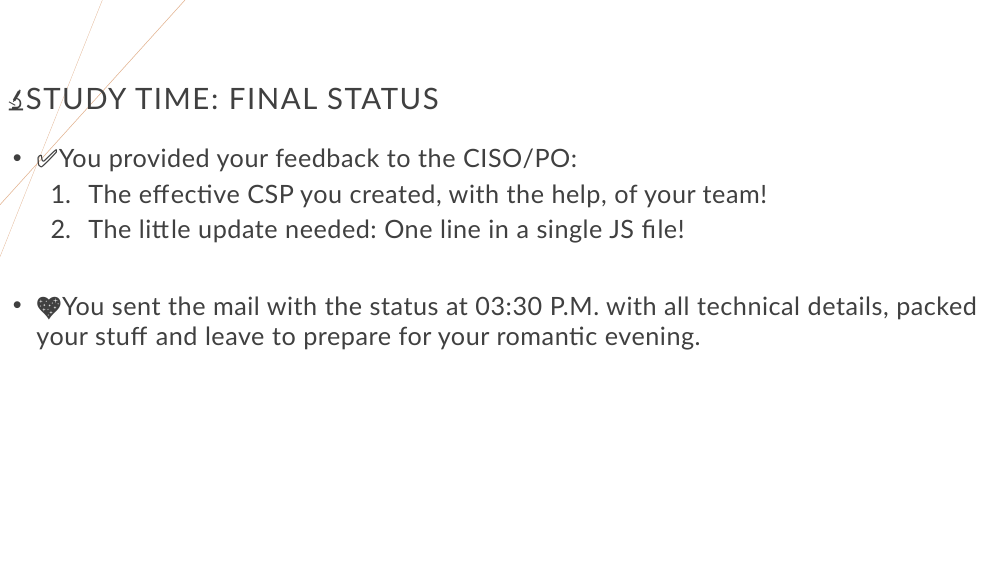
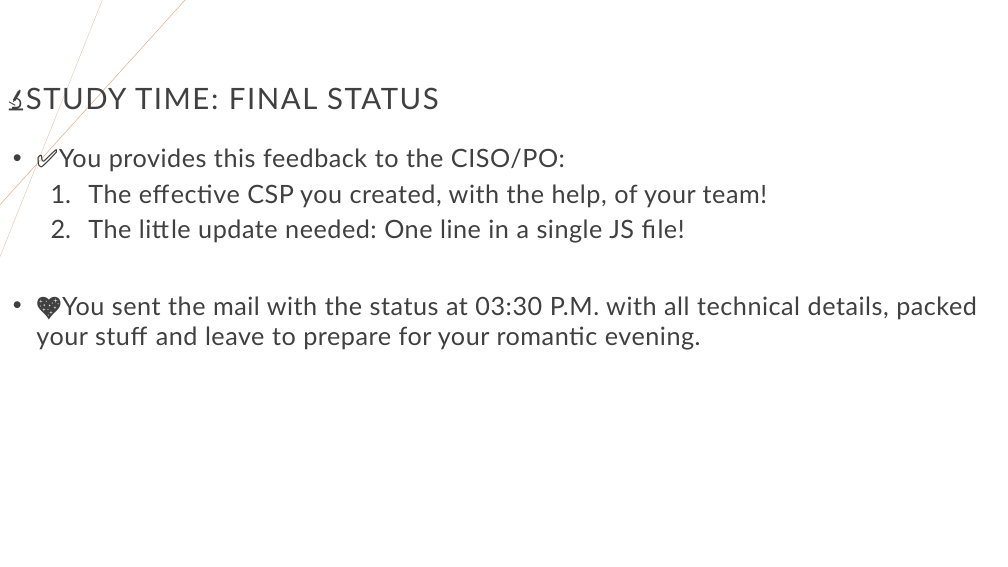
Before and after one commit to righettod/voxxeddays-lux-2024, a slide deck: slide 45 of presentation.pptx. Drawn at 1008x567 pixels with LibreOffice and Linux fonts; fonts in the diff are those of the drawing. Boxes give left, top, right and bottom in pixels: in the first picture for what was removed or moved away, otherwise in the second. Text is boxed around its words. In the diff, an @@ line names an element or a change of style, - is before the commit and + after.

```diff
--- a/presentation.pptx
+++ b/presentation.pptx
@@ text at <box>59,148,565,172</box>: text changed @@
-• ✅You provided your feedback to the CISO/PO:
+• ✅You provides this feedback to the CISO/PO:
```
Also in this commit, not shown: 27 other slides changed, 3 other files.
